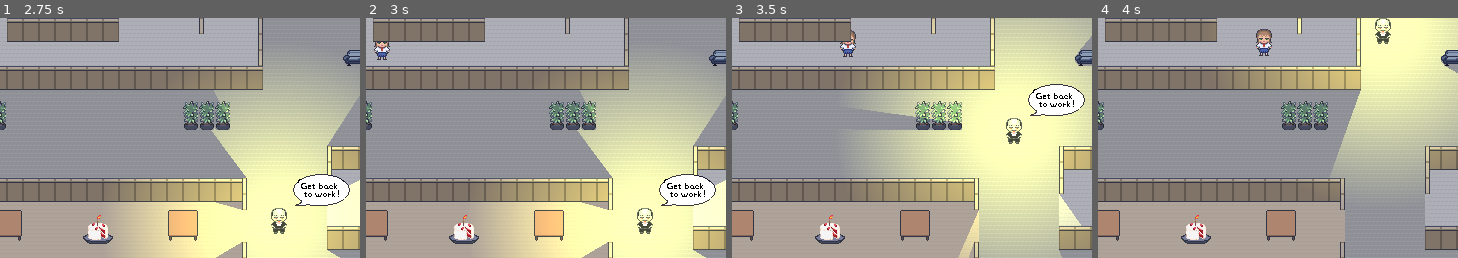
Above: before the commit, frames 1-4 (left to right).
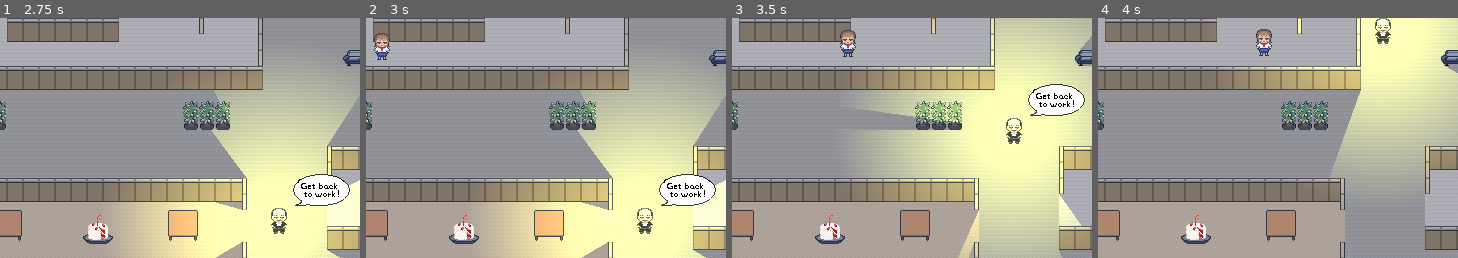
Above: after the commit, the same moments.

Repository: ChrisFlanTheMan/Busy-Work
Game: Godot game, scene res://BasicLevel.tscn
Two runs of this game, one before a commit and one after it. Both use one fixed random seed, a clock stepped at 60 frames per second and the inputs below.
Inputs:
- Up to frame 1 (2.75 s): tap Enter at 0.5, 0.6, 1.35, 2.1 s; hold D 0.53-1.28 s; hold S 1.28-2.03 s; tap Space at 2 s; hold D from 2.03 s (still down)
- Up to frame 2 (3 s): release D at 2.78 s; hold W from 2.78 s (still down); tap Enter at 2.85 s
- Up to frame 3 (3.5 s): keep holding W
- Up to frame 4 (4 s): release W at 3.53 s; hold A from 3.53 s (still down); tap Enter at 3.6 s
The pictures show only the part of the screen within x 35-85%, y 50-100%; the shares and areas given below are measured in that part.

Frame 1 is identical in both runs. In frame 2, 0.1% of the frame differs, in the area x 2-7%, y 6-10%; in frame 3, 0.1%; in frame 4, nothing differs.

Commit message:
Fix npc z-ordering

Diff:
--- a/npc.tscn
+++ b/npc.tscn
@@ -6,6 +6,8 @@
 [sub_resource type="CapsuleShape2D" id="CapsuleShape2D_tsetq"]
 
 [node name="npc" type="CharacterBody2D"]
+z_index = 1
+y_sort_enabled = true
 script = ExtResource("1_2db6n")
 
 [node name="NavigationAgent2D" type="NavigationAgent2D" parent="."]
@@ -15,6 +17,8 @@
 shape = SubResource("CapsuleShape2D_tsetq")
 
 [node name="Body" type="Sprite2D" parent="."]
+z_index = 1
+y_sort_enabled = true
 texture = ExtResource("2_et3sr")
 hframes = 4
 vframes = 2
